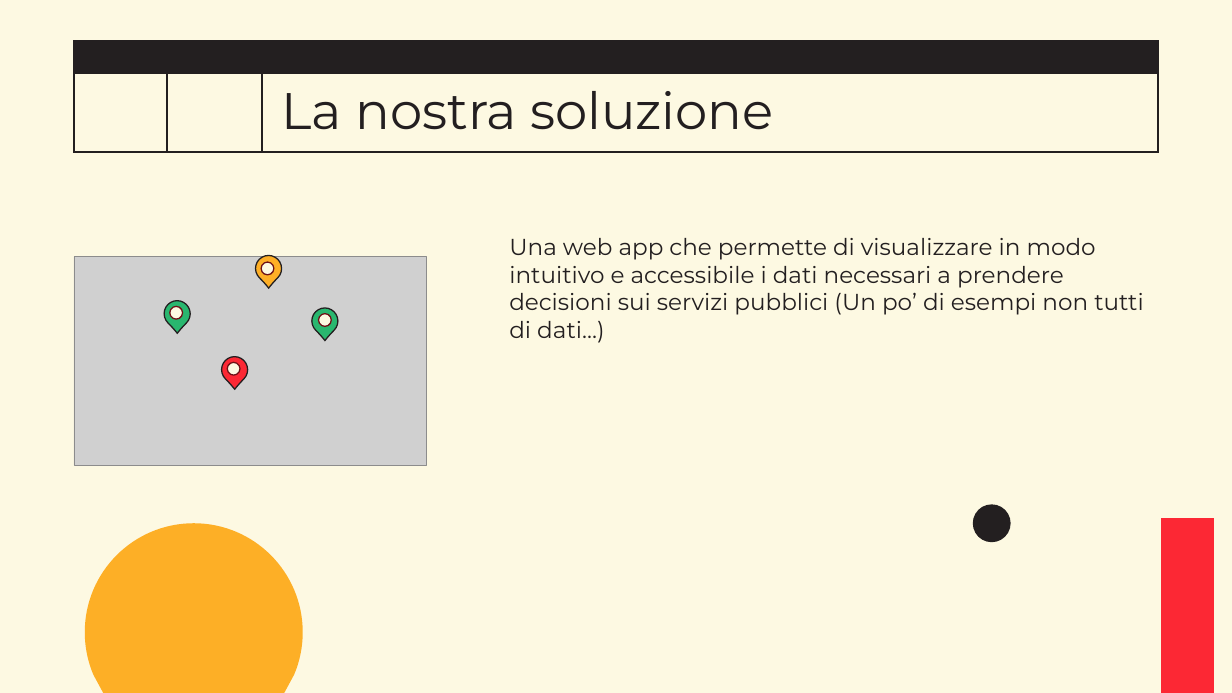
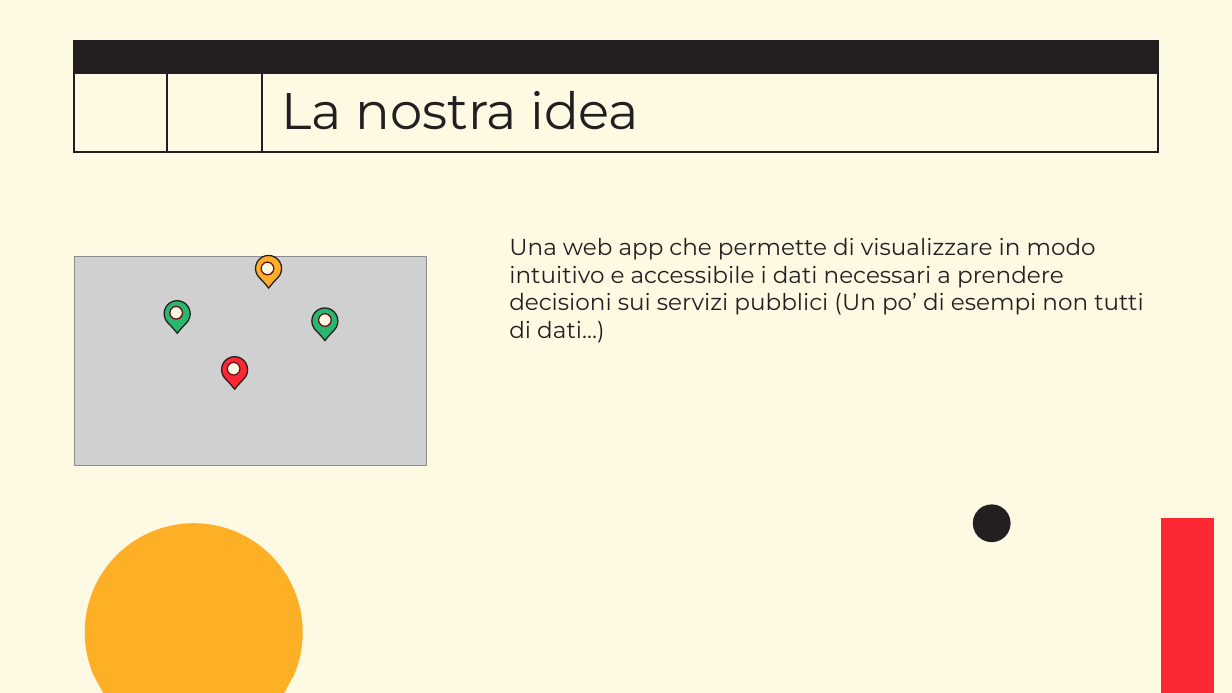
Before and after one commit to lucafano04/progettoIngenieriaSoftware, a slide deck: slide 3 of pitch.pptx. Drawn at 1232x693 pixels with LibreOffice and Linux fonts; fonts in the diff are those of the drawing; grey boxes stand for pictures; background and template pictures are left out. Boxes give left, top, right and bottom in pixels: in the first picture for what was removed or moved away, otherwise in the second. Text is boxed around its words. In the diff, an @@ line names an element or a change of style, - is before the commit and + after.

```diff
--- a/pitch.pptx
+++ b/pitch.pptx
@@ title at <box>282,91,639,130</box>: text changed @@
-La nostra soluzione
+La nostra idea
```
Also in this commit, not shown: 2 other slides changed.
